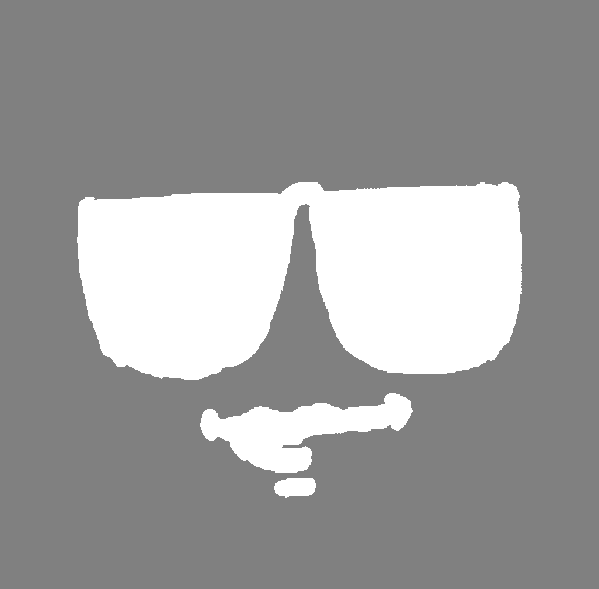
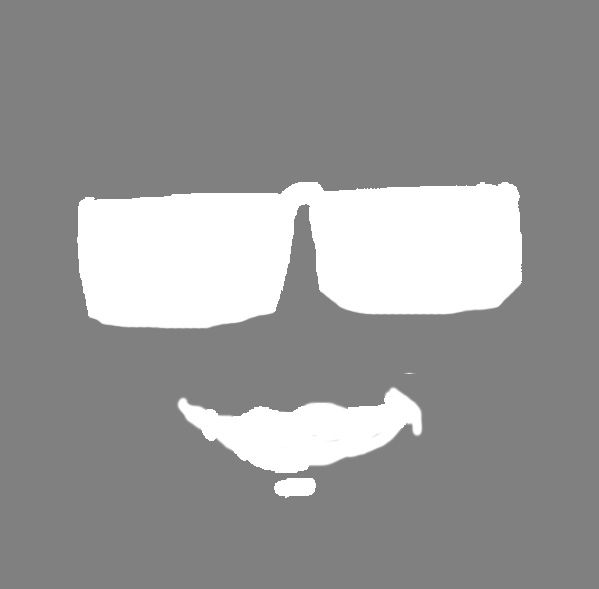
Comparing the layer stacks of the two 599px x 589px images. Changes:
painted on "Layer 1" over 88, 282, 522, 467
